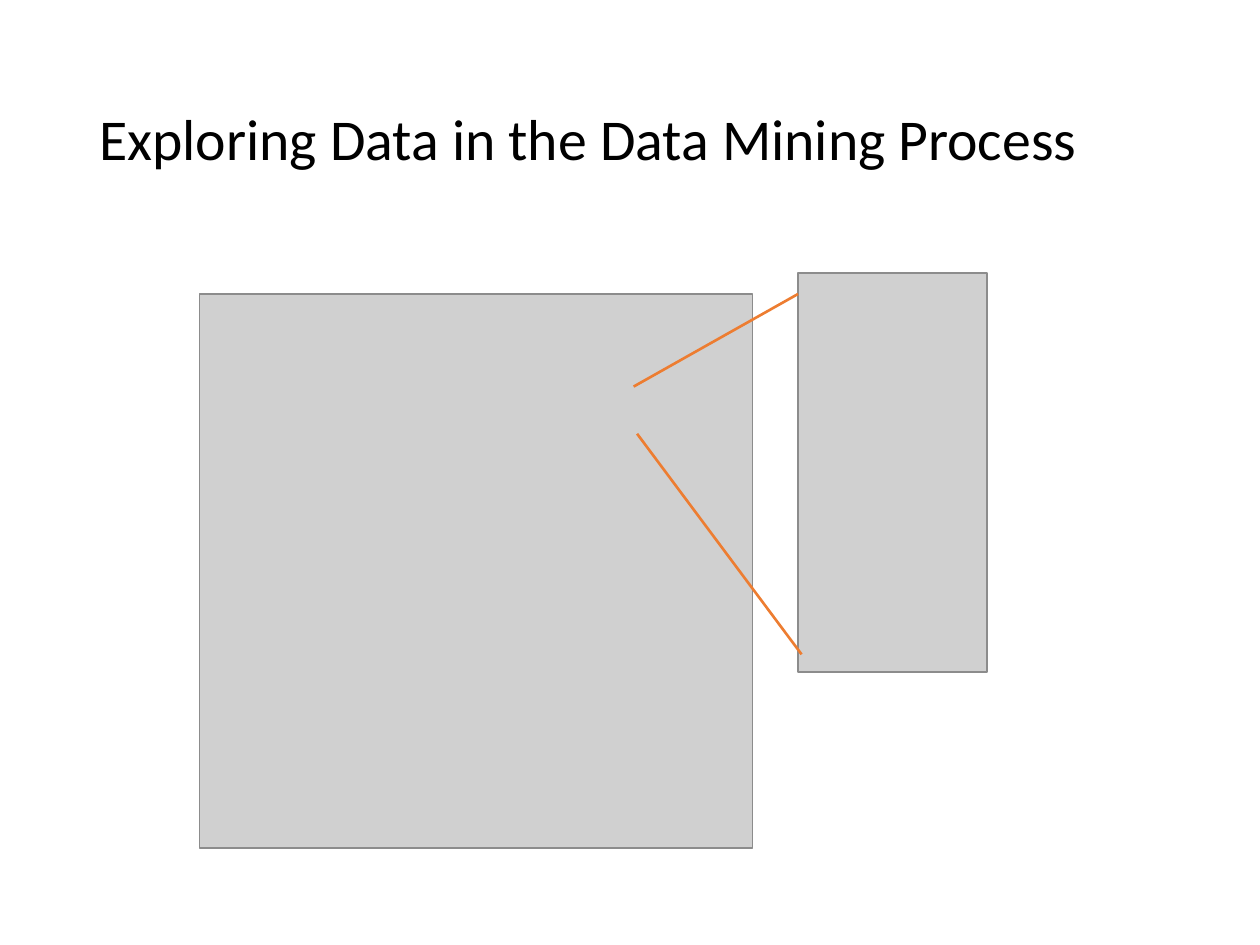
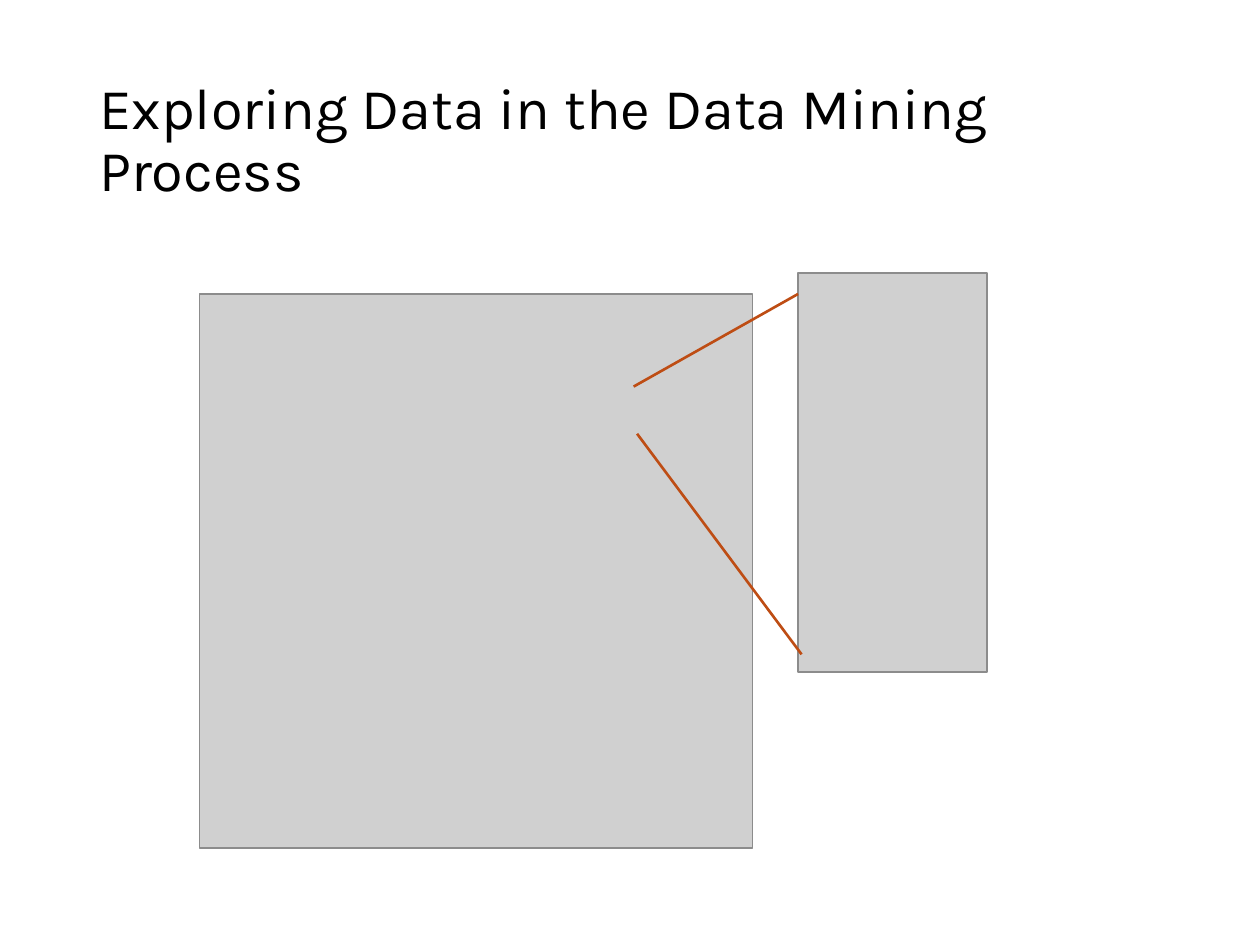
Before and after one commit to mhahsler/Introduction_to_Data_Mining_R_Examples, a slide deck: slide 3 of slides/chap2_exploration.pptx. Drawn at 1260x945 pixels with LibreOffice and Linux fonts; fonts in the diff are those of the drawing; grey boxes stand for pictures. Boxes give left, top, right and bottom in pixels: in the first picture for what was removed or moved away, otherwise in the second. Text is boxed around its words. In the diff, an @@ line names an element or a change of style, - is before the commit and + after.

```diff
--- a/slides/chap2_exploration.pptx
+++ b/slides/chap2_exploration.pptx
@@ title "Exploring Data in the Data ..." at (x1=99, y1=89, x2=987, y2=192): font Calibri to Karla @@
@@ line (634, 387) - (798, 294): stroke #ED7D31 1.5 pt to #BE4D14 1.5 pt @@
@@ line (638, 433) - (801, 654): stroke #ED7D31 1.5 pt to #BE4D14 1.5 pt @@
```
Also in this commit, not shown: 35 other slides changed, 1 other file.
